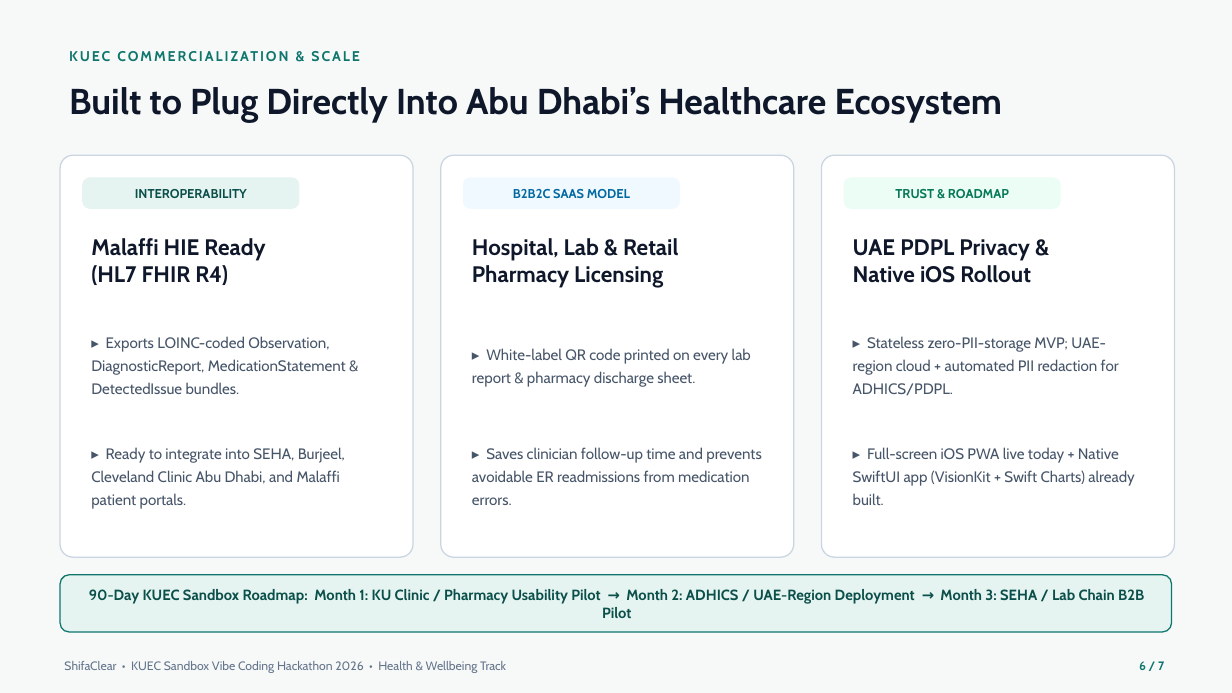
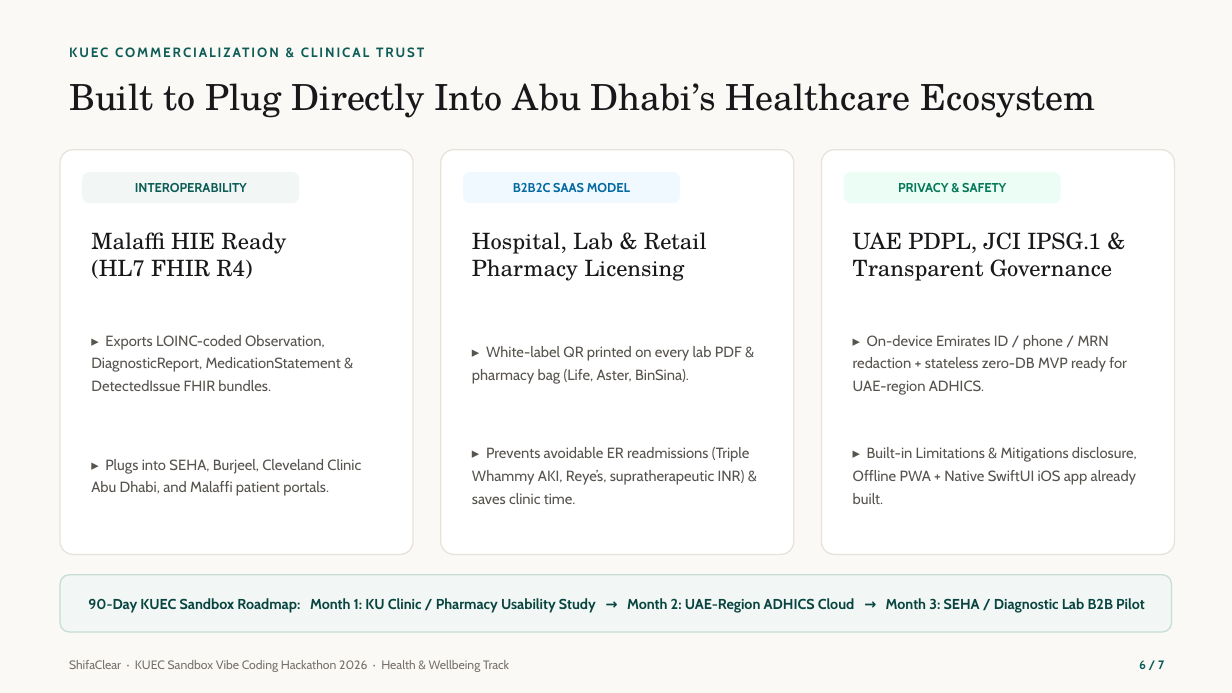
Before and after one commit to EigenLayerovich/Shifa_Clear, a slide deck: slide 6 of ShifaClear_KUEC_Pitch_Deck.pptx. Drawn at 1232x693 pixels with LibreOffice and Linux fonts; fonts in the diff are those of the drawing. Boxes give left, top, right and bottom in pixels: in the first picture for what was removed or moved away, otherwise in the second. Text is boxed around its words. In the diff, an @@ line names an element or a change of style, - is before the commit and + after.

Commit message:
Update KUEC pitch deck to Direction A Warm Editorial Clinic UI & latest clinical safety features

```diff
--- a/ShifaClear_KUEC_Pitch_Deck.pptx
+++ b/ShifaClear_KUEC_Pitch_Deck.pptx
@@ background #F7F9F8 to #FAF9F6 @@
@@ text at (60, 39, 892, 65): text changed; size 11 to 10.5 pt; text colour #0F766E to #0D5C56 @@
-KUEC COMMERCIALIZATION & SCALE
+KUEC COMMERCIALIZATION & CLINICAL TRUST
@@ 6 rounded rectangles, 1 text: place and size @@
-6 rounded rectangles, 1 text at (60, 155, 1175, 557)
+6 rounded rectangles, 1 text at (60, 150, 1175, 555)
@@ text "INTEROPERABILITY" at (135, 183, 247, 192): text colour #0B4F4A to #0D5C56 @@
@@ rounded rectangle at (82, 172, 299, 203): fill #E6F4F1 to #F2F7F5 @@
@@ outline #CBD5E1 1 pt to #E7E3DA 1 pt in 3 elements at (60, 150, 413, 555), (441, 150, 794, 555), (822, 150, 1175, 555) @@
@@ text at (898, 183, 1006, 192): text changed @@
-TRUST & ROADMAP
+PRIVACY & SAFETY
@@ font Cabin to TeX Gyre Schola, text colour #0F172A to #18181B, bold off in 3 elements at (69, 83, 1096, 118), (91, 232, 286, 279), (472, 232, 707, 281) @@
@@ text at (853, 232, 1112, 281): text changed; font Cabin to TeX Gyre Schola; text colour #0F172A to #18181B; bold off @@
-UAE PDPL Privacy &
-Native iOS Rollout
+UAE PDPL, JCI IPSG.1 &
+Transparent Governance
@@ text at (91, 335, 341, 391): text changed; size 11.8 to 11.5 pt; text colour #475569 to #57534E @@
-▸ Exports LOINC-coded Observation, DiagnosticReport, MedicationStatement & DetectedIssue bundles.
+▸ Exports LOINC-coded Observation, DiagnosticReport, MedicationStatement & DetectedIssue FHIR bundles.
@@ text at (472, 346, 742, 384): text changed; size 11.8 to 11.5 pt; text colour #475569 to #57534E @@
-▸ White-label QR code printed on every lab report & pharmacy discharge sheet.
+▸ White-label QR printed on every lab PDF & pharmacy bag (Life, Aster, BinSina).
@@ text at (853, 335, 1127, 395): text changed; size 11.8 to 11.5 pt; text colour #475569 to #57534E @@
-▸ Stateless zero-PII-storage MVP; UAE-region cloud + automated PII redaction for ADHICS/PDPL.
+▸ On-device Emirates ID / phone / MRN redaction + stateless zero-DB MVP ready for UAE-region ADHICS.
@@ text at (472, 447, 750, 504): text changed; size 11.8 to 11.5 pt; text colour #475569 to #57534E @@
-▸ Saves clinician follow-up time and prevents avoidable ER readmissions from medication errors.
+▸ Prevents avoidable ER readmissions (Triple Whammy AKI, Reye’s, supratherapeutic INR) & saves clinic time.
@@ text at (853, 447, 1137, 504): text changed; size 11.8 to 11.5 pt; text colour #475569 to #57534E @@
-▸ Full-screen iOS PWA live today + Native SwiftUI app (VisionKit + Swift Charts) already built.
+▸ Built-in Limitations & Mitigations disclosure, Offline PWA + Native SwiftUI iOS app already built.
@@ text at (91, 459, 361, 496): text changed; size 11.8 to 11.5 pt; text colour #475569 to #57534E @@
-▸ Ready to integrate into SEHA, Burjeel, Cleveland Clinic Abu Dhabi, and Malaffi patient portals.
+▸ Plugs into SEHA, Burjeel, Cleveland Clinic Abu Dhabi, and Malaffi patient portals.
@@ rounded rectangle at (60, 575, 1172, 632): fill #E6F4F1 to #F2F7F5; outline #0F766E 1 pt to #C6DDD7 1 pt @@
@@ text at (88, 598, 1145, 612): text changed; size 11.5 to 11.2 pt; text colour #0B4F4A to #094540 @@
-90-Day KUEC Sandbox Roadmap: Month 1: KU Clinic / Pharmacy Usability Pilot → Month 2: ADHICS / UAE-Region Deployment → Month 3: SEHA / Lab Chain B2B Pilot
+90-Day KUEC Sandbox Roadmap: Month 1: KU Clinic / Pharmacy Usability Study → Month 2: UAE-Region ADHICS Cloud → Month 3: SEHA / Diagnostic Lab B2B Pilot
@@ text "6 / 7" at (1139, 660, 1164, 669): text colour #0F766E to #0D5C56 @@
@@ text at (69, 660, 509, 672): text changed; text colour #64748B to #78716C @@
-ShifaClear • KUEC Sandbox Vibe Coding Hackathon 2026 • Health & Wellbeing Track
+ShifaClear · KUEC Sandbox Vibe Coding Hackathon 2026 · Health & Wellbeing Track
```
Also in this commit, not shown: 4 other slides changed, 2 slides added, 2 slides removed.
